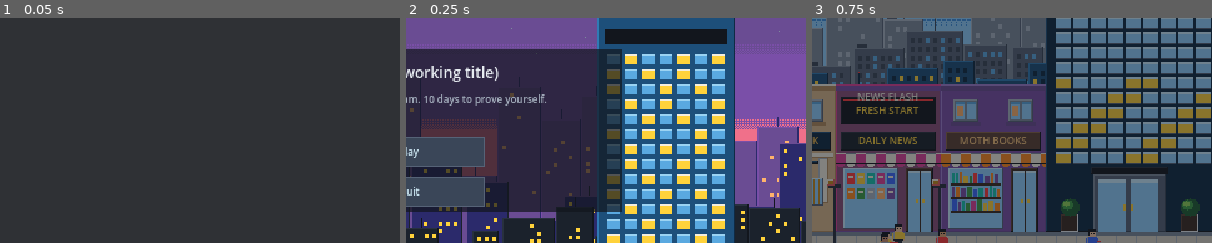
Above: before the commit, frames 1-3 (left to right).
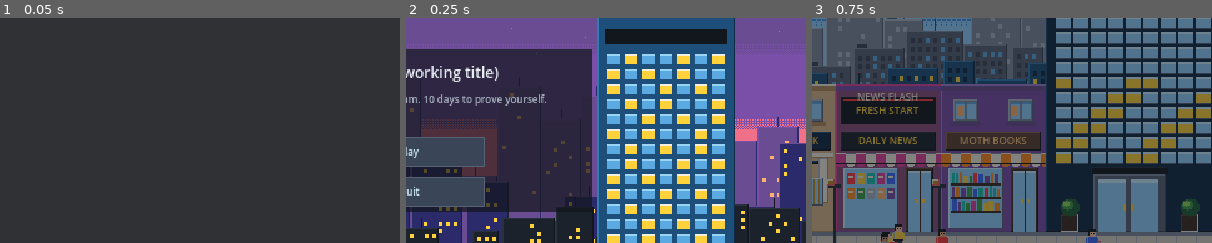
Above: after the commit, the same moments.

Repository: Corgi-coder99/Game-Data-Analyst
Game: Godot game, scene res://scenes/v2/main_v2.tscn
Two runs of this game, one before a commit and one after it. Both use one fixed random seed, a clock stepped at 60 frames per second and the inputs below. This scene is started directly instead of the project's main scene.
Inputs:
- Up to frame 1 (0.05 s): no input
- Up to frame 2 (0.25 s): no input
- Up to frame 3 (0.75 s): click "Play" at 0.5 s
The pictures show only the part of the screen within x 50-100%, y 17-67%; the shares and areas given below are measured in that part.

Frame 1 is identical in both runs. In frame 2, 5.4% of the frame differs, in the area x 46-54%, y 13-87%; in frame 3, nothing differs.

Commit message:
T-022: tests updated, leak-probe safe names

Diff:
--- a/game-studio/godot/scripts/v2/city_art.gd
+++ b/game-studio/godot/scripts/v2/city_art.gd
@@ -9,11 +9,11 @@
 
 static var cache := {}
 
-static func backdrop(kind: String) -> ImageTexture:
-	if cache.has(kind):
-		return cache[kind]
-	var tex := _build(kind)
-	cache[kind] = tex
+static func backdrop(variety: String) -> ImageTexture:
+	if cache.has(variety):
+		return cache[variety]
+	var tex := _build(variety)
+	cache[variety] = tex
 	return tex
 
 static func _sky(p: Pen, bands: Array, height: int) -> void:
@@ -47,11 +47,11 @@
 					p.r(wx, wy, 3, 3, lit)
 		x += bw + local.randi_range(0, 3)
 
-static func _build(kind: String) -> ImageTexture:
+static func _build(variety: String) -> ImageTexture:
 	var image := Pen.canvas(640, 360)
 	var p := Pen.new(image)
 	var sky_key := "dusk"
-	match kind:
+	match variety:
 		"ending_good":
 			sky_key = "dawn"
 		"ending_bad":
@@ -80,7 +80,7 @@
 	_layer(p, 11, 250, 60, 150, far, 36, 0.08)
 	_layer(p, 23, 275, 50, 120, mid, 52, 0.25)
 	_layer(p, 37, 300, 40, 100, near, 52, 0.3)
-	if kind == "title":
+	if variety == "title":
 		# The company tower, with a glowing crown.
 		var x := 470
 		var top := 60
--- a/game-studio/godot/scripts/v2/commute_scene.gd
+++ b/game-studio/godot/scripts/v2/commute_scene.gd
@@ -202,12 +202,12 @@
 	p.r(0, 330, W, 2, 61)
 	# Shops.
 	var shops := [
-		{"x": 0, "wall": [43, 44, 42], "awn": [53, 64], "plate": 9, "ink": 45, "kind": "cafe"},
-		{"x": 84, "wall": [23, 24, 46], "awn": [51, 52], "plate": 46, "ink": 52, "kind": "noodle"},
-		{"x": 168, "wall": [56, 33, 17], "awn": [52, 64], "plate": 7, "ink": 56, "kind": "mart"},
-		{"x": 252, "wall": [13, 64, 12], "awn": [17, 28], "plate": 17, "ink": 28, "kind": "bank"},
-		{"x": 336, "wall": [59, 54, 38], "awn": [54, 64], "plate": 2, "ink": 52, "kind": "news"},
-		{"x": 420, "wall": [38, 30, 29], "awn": [55, 64], "plate": 10, "ink": 45, "kind": "books"}]
+		{"x": 0, "wall": [43, 44, 42], "awn": [53, 64], "plate": 9, "ink": 45, "variety": "cafe"},
+		{"x": 84, "wall": [23, 24, 46], "awn": [51, 52], "plate": 46, "ink": 52, "variety": "noodle"},
+		{"x": 168, "wall": [56, 33, 17], "awn": [52, 64], "plate": 7, "ink": 56, "variety": "mart"},
+		{"x": 252, "wall": [13, 64, 12], "awn": [17, 28], "plate": 17, "ink": 28, "variety": "bank"},
+		{"x": 336, "wall": [59, 54, 38], "awn": [54, 64], "plate": 2, "ink": 52, "variety": "news"},
+		{"x": 420, "wall": [38, 30, 29], "awn": [55, 64], "plate": 10, "ink": 45, "variety": "books"}]
 	for i in range(shops.size()):
 		_shop(p, shops[i], i)
 	_tower(p)
@@ -235,7 +235,7 @@
 	p.r(x, top, w, 1, wall[1])
 	var closed := crisis >= 2 and index in [0, 5]
 	var window_xs: Array = [x + 10, x + 54]
-	if s.kind == "news":
+	if s.variety == "news":
 		window_xs = []
 		p.box(x + 4, top + 10, 76, 22, 1, 2, 1)
 		p.r(x + 6, top + 12, 72, 1, 51)
@@ -262,7 +262,7 @@
 	# Awning with scalloped edge.
 	var awn: Array = s.awn
 	var awning_y := sign_y + 17
-	if s.kind != "bank":
+	if s.variety != "bank":
 		for sx in range(0, w, 8):
 			p.r(x + sx, awning_y, 8, 8, awn[(sx / 8) % 2])
 			p.r(x + sx, awning_y, 8, 1, 64 if awn[(sx / 8) % 2] != 64 else 6)
@@ -277,7 +277,7 @@
 			p.box(cx, awning_y + 4, 8, 36, 64, 7, 12)
 	var win_top := awning_y + 12
 	var win_h := bottom - win_top - 2
-	match s.kind:
+	match s.variety:
 		"cafe":
 			p.box(x + 6, win_top, 44, win_h, 34, 35, 5)
 			p.r(x + 6, win_top + win_h - 12, 44, 12, 10)
@@ -348,7 +348,7 @@
 					bx += bwid + 1
 			_door(p, x + 56, awning_y + 12, 22, bottom, 9)
 	# Crisis banners are drawn here so they stay on the facade.
-	if s.kind == "books" and day >= 4:
+	if s.variety == "books" and day >= 4:
 		p.box(x + 4, 120, 76, 10, 51, 26, 25)
 		signs.append({"text": "CLOSING SALE", "x": x + 6, "y": 121, "ink": 64, "size": 8})
 		for tx in [x + 12, x + 34, x + 58]:
@@ -431,9 +431,9 @@
 func _outfit(local: RandomNumberGenerator) -> Dictionary:
 	return {"shirt": SHIRTS[local.randi_range(0, SHIRTS.size() - 1)], "pants": PANTS[local.randi_range(0, PANTS.size() - 1)], "hair": HAIRS[local.randi_range(0, HAIRS.size() - 1)], "skin": SKINS[local.randi_range(0, SKINS.size() - 1)]}
 
-func _make_walker(local: RandomNumberGenerator, x: float, y: float, vx: float, kind: String) -> Dictionary:
+func _make_walker(local: RandomNumberGenerator, x: float, y: float, vx: float, variety: String) -> Dictionary:
 	var out := _outfit(local)
-	out.merge({"x": x, "y": y, "vx": vx, "kind": kind, "phase": local.randf_range(0.0, 3.0)})
+	out.merge({"x": x, "y": y, "vx": vx, "variety": variety, "phase": local.randf_range(0.0, 3.0)})
 	return out
 
 func _build_actors() -> void:
@@ -453,12 +453,12 @@
 		var dir := 1 if lane == 0 else -1
 		var cursor := 0.0
 		for i in range(kinds.size()):
-			var kind: String = kinds[i]
-			var length: int = {"car": 30, "bus": 56, "moto": 14, "bike": 12}[kind]
-			var speed: float = {"car": 86.0, "bus": 64.0, "moto": 92.0, "bike": 38.0}[kind] * local.randf_range(0.85, 1.1)
+			var variety: String = kinds[i]
+			var length: int = {"car": 30, "bus": 56, "moto": 14, "bike": 12}[variety]
+			var speed: float = {"car": 86.0, "bus": 64.0, "moto": 92.0, "bike": 38.0}[variety] * local.randf_range(0.85, 1.1)
 			var color: int = colors[local.randi_range(0, colors.size() - 1)]
 			var vx: float = cursor if dir > 0 else float(W) - cursor - length
-			vehicles.append({"kind": kind, "dir": dir, "x": vx, "len": length, "speed": speed, "max": speed, "color": color, "shade": shades[color], "light": lights[color], "rider": local.randi_range(0, SHIRTS.size() - 1), "bottom": LANE_DOWN if dir > 0 else LANE_UP})
+			vehicles.append({"variety": variety, "dir": dir, "x": vx, "len": length, "speed": speed, "max": speed, "color": color, "shade": shades[color], "light": lights[color], "rider": local.randi_range(0, SHIRTS.size() - 1), "bottom": LANE_DOWN if dir > 0 else LANE_UP})
 			cursor += length + local.randf_range(36.0, 90.0)
 	# Pedestrians walking along the sidewalk.
 	var count := 9 if crisis < 2 else 5
@@ -467,11 +467,11 @@
 		var direction := 1.0 if i % 3 != 0 else -1.0
 		var w := _make_walker(local, local.randf_range(20.0, 600.0), y, direction * local.randf_range(14.0, 26.0), "walk")
 		if i == 1 or i == 6:
-			w.kind = "cup"
+			w.variety = "cup"
 		if i == 3:
-			w.kind = "phone"
+			w.variety = "phone"
 		if crisis >= 1 and i % 2 == 0:
-			w.kind = "umbrella"
+			w.variety = "umbrella"
 		walkers.append(w)
 	# Customers standing at shops.
 	walkers.append(_make_walker(local, 48.0, 252.0, 0.0, "cup"))
@@ -695,7 +695,7 @@
 func _draw_walker(p: Pen, w: Dictionary) -> void:
 	var x := roundi(w.x)
 	var y := roundi(w.y)
-	var moving: bool = absf(w.vx) > 0.0 or w.kind == "cross"
+	var moving: bool = absf(w.vx) > 0.0 or w.variety == "cross"
 	var step := (int((elapsed + w.phase) * 4.0) % 2) if moving else 0
 	var skin: int = w.skin
 	p.r(x - 1, y - 1, 10, 2, 63 if y > 262 else 5)
@@ -718,7 +718,7 @@
 	p.r(x + 1, y - 18, 1, 3, w.hair)
 	p.px(x + 3, y - 17, 1)
 	p.px(x + 5, y - 17, 1)
-	match w.kind:
+	match w.variety:
 		"umbrella":
 			var col: int = [54, 56, 51, 52][roundi(w.phase) % 4]
 			p.r(x - 4, y - 26, 16, 2, col)
@@ -748,7 +748,7 @@
 	var light: int = v.light
 	var length: int = v.len
 	p.r(x + 1, y - 1, length - 2, 2, 1)
-	match v.kind:
+	match v.variety:
 		"car":
 			p.r(x, y - 9, length, 6, base)
 			p.r(x, y - 9, length, 1, light)
--- a/game-studio/godot/scripts/v2/desktop.gd
+++ b/game-studio/godot/scripts/v2/desktop.gd
@@ -68,6 +68,7 @@
 	strings = JSON.parse_string(FileAccess.get_file_as_string("res://data/strings_v2.json"))
 	var background := TextureRect.new()
 	background.name = "Wallpaper"
+	background.set_meta("overlay", true)
 	background.texture = CityArt.backdrop("wallpaper")
 	background.size = size
 	background.mouse_filter = Control.MOUSE_FILTER_IGNORE
--- a/game-studio/godot/scripts/v2/office.gd
+++ b/game-studio/godot/scripts/v2/office.gd
@@ -262,7 +262,7 @@
 func _apply_camera() -> void:
 	world.position = Vector2(-camera.x, -camera.y)
 	desk_button.position = Vector2(DESK_POS - camera)
-	desk_button.visible = camera.x < 640
+	desk_button.visible = Rect2(0, 0, 640, 360).encloses(Rect2(desk_button.position, desk_button.size))
 	if hint_label != null:
 		hint_label.position = Vector2(Vector2i(262, 198) - camera)
 		hint_label.visible = hint_enabled and camera == Vector2i.ZERO
--- a/game-studio/godot/scripts/v2/review_scene.gd
+++ b/game-studio/godot/scripts/v2/review_scene.gd
@@ -55,6 +55,7 @@
 	strings = JSON.parse_string(FileAccess.get_file_as_string("res://data/strings_v2.json"))
 	var background := TextureRect.new()
 	background.texture = CityArt.backdrop("review")
+	background.set_meta("overlay", true)
 	background.size = size
 	background.mouse_filter = Control.MOUSE_FILTER_IGNORE
 	add_child(background)
--- a/game-studio/godot/scripts/v2/title_scene.gd
+++ b/game-studio/godot/scripts/v2/title_scene.gd
@@ -25,13 +25,14 @@
 	# T-022: a dusk city skyline with the company tower is the title backdrop.
 	var backdrop := TextureRect.new()
 	backdrop.texture = CityArt.backdrop("title")
+	backdrop.set_meta("overlay", true)
 	backdrop.size = size
 	backdrop.mouse_filter = Control.MOUSE_FILTER_IGNORE
 	add_child(backdrop)
 	var plate := ColorRect.new()
 	plate.color = Color(Palette.color(1), 0.72)
 	plate.position = Vector2(150, 86)
-	plate.size = Vector2(340, 130)
+	plate.size = Vector2(316, 130)
 	plate.mouse_filter = Control.MOUSE_FILTER_IGNORE
 	add_child(plate)
 	name_label = label(self, strings.title.name, Rect2(0, 96, 640, 17), 8)
--- a/game-studio/godot/tests/test_v2_commute.gd
+++ b/game-studio/godot/tests/test_v2_commute.gd
@@ -51,8 +51,8 @@
 	check(image != null and image.get_width() > 0 and Checker.validate_image(image, label, true), "procedural art uses only v3 colors and binary alpha: " + label)
 
 func test_art_colors() -> void:
-	for kind in ["wallpaper", "title", "review", "ending_good", "ending_bad"]:
-		image_ok(CityArt.backdrop(kind).get_image(), "city " + kind)
+	for variety in ["wallpaper", "title", "review", "ending_good", "ending_bad"]:
+		image_ok(CityArt.backdrop(variety).get_image(), "city " + variety)
 	var office: Node2D = OfficeScene.instantiate()
 	root.add_child(office)
 	image_ok(office.floor_image, "office floor plan")
@@ -163,12 +163,12 @@
 	for s in late.signs: late_text += s.text + "|"
 	check(not "CLOSING" in early_text and "CLOSING" in late_text, "closing-down sign appears only on late days")
 	check("FRESH START" in early_text and "CRISIS DEEPENS" in late_text, "newsstand headline follows the day number")
-	check(late.walkers.filter(func(w): return w.kind == "queue").size() >= 5 and early.walkers.filter(func(w): return w.kind == "queue").is_empty(), "bank queue only on crisis days")
+	check(late.walkers.filter(func(w): return w.variety == "queue").size() >= 5 and early.walkers.filter(func(w): return w.variety == "queue").is_empty(), "bank queue only on crisis days")
 	for name in ["MOONBEAN CAFE", "SIZZLE NOODLES", "CORNER MART", "HARBOR BANK", "DAILY NEWS", "MOTH BOOKS"]:
 		check(name in early_text, "shop sign: " + name)
 	check(early.vehicles.size() >= 9 and early.walkers.size() >= 12, "traffic and pedestrians present")
 	var kinds := {}
-	for v in early.vehicles: kinds[v.kind] = true
+	for v in early.vehicles: kinds[v.variety] = true
 	check(kinds.has("car") and kinds.has("bus") and kinds.has("moto") and kinds.has("bike"), "cars, bus, motorbikes and bicycles: " + str(kinds.keys()))
 	early.free()
 	late.free()
--- a/game-studio/godot/tests/test_v2_mouse.gd
+++ b/game-studio/godot/tests/test_v2_mouse.gd
@@ -1,7 +1,7 @@
 extends SceneTree
 # T-021 mouse-driven test: real InputEventMouseButton events (move, press, release) are injected through
 # the input system, so clicks reach the buttons exactly as a player's mouse would. Needs a real display:
-# run WITHOUT --headless. Add `-- --seed=104 --capture` to save screenshots under docs/screenshots-T-021/.
+# run WITHOUT --headless. Add `-- --seed=104 --capture` to save screenshots under docs/screenshots-T-022/.
 const Game = preload("res://scripts/world/world_game.gd")
 const Flow = preload("res://scripts/v2/game_flow.gd")
 const SCREEN := Rect2(0, 0, 640, 360)
@@ -28,9 +28,9 @@
 	if not capture: return
 	await settle(4)
 	await RenderingServer.frame_post_draw
-	var folder := ProjectSettings.globalize_path("res://docs/screenshots-T-021")
+	var folder := ProjectSettings.globalize_path("res://docs/screenshots-T-022")
 	DirAccess.make_dir_recursive_absolute(folder)
-	root.get_texture().get_image().save_png(folder.path_join("T-021-" + name + ".png"))
+	root.get_texture().get_image().save_png(folder.path_join("T-022-" + name + ".png"))
 
 func send_mouse(position: Vector2, pressed: bool, moving: bool = false) -> void:
 	var window_position := position * scale_factor
@@ -87,6 +87,13 @@
 	await click(flow.title_view.play_button, "Play")
 	check(flow.state == "DAY_START", "Play starts the game by mouse: " + flow.state)
 	await settle(4)
+	check(flow.commute != null and flow.office == null, "the commute plays after Play")
+	for i in 90: flow.commute.advance(0.05)
+	await shot("commute-day1")
+	await send_mouse(Vector2(320, 180), true)
+	await send_mouse(Vector2(320, 180), false)
+	await settle(4)
+	check(flow.commute == null and flow.office != null, "a mouse click skips the commute")
 	# 2. Office: click the desk, then the boss dialog.
 	await click(flow.office.desk_button, "desk")
 	await pump_office()
@@ -191,6 +198,10 @@
 		await click(flow.review_view.continue_button, "review Continue")
 		guard += 1
 	check(flow.state == "DAY_START" and int(game.status().day) == 2, "a whole day finished by mouse, day 2 begins: " + flow.state)
+	check(flow.commute != null, "day 2 starts with the commute")
+	await send_mouse(Vector2(320, 180), true)
+	await send_mouse(Vector2(320, 180), false)
+	await settle(4)
 	await pump_office()
 	if flow.office.dialog.visible: await click(flow.office.dialog, "dialog day 2")
 	if flow.state == "DAY_START":
--- a/game-studio/godot/tests/test_v2_screens_render.gd
+++ b/game-studio/godot/tests/test_v2_screens_render.gd
@@ -102,7 +102,7 @@
 	print("render ", screen, ": ", measured - before, " controls measured, window=", root.size, " viewport=", root.get_visible_rect())
 	if captures:
 		var image := root.get_texture().get_image()
-		image.save_png(OS.get_environment("TEMP").path_join("T-021-" + screen + ".png"))
+		image.save_png(OS.get_environment("TEMP").path_join("T-022-" + screen + ".png"))
 
 func fixture(world_patch: Dictionary = {}, extra: Dictionary = {}) -> Dictionary:
 	var config: Dictionary = Loader.load_json("res://data/world.json").duplicate(true)
@@ -163,6 +163,21 @@
 	# 2. Day start with the boss question, then work.
 	flow.start_with_game(Game.new(104, 10))
 	await settle()
+	for i in 60: flow.commute.advance(0.05)
+	await inspect("commute-day1")
+	var late: Node2D = load("res://scenes/v2/commute.tscn").instantiate()
+	late.day = 9
+	flow.add_child(late)
+	for i in 70: late.advance(0.05)
+	await inspect("commute-day9")
+	late.queue_free()
+	flow.skip_commute()
+	await settle()
+	for room in ["data", "finance", "marketing", "executive", "reception", "sales", "meeting", "server", "break"]:
+		flow.office.show_room(room)
+		flow.office.advance(0.5)
+		await inspect("office-" + room)
+	flow.office.show_room("data")
 	flow.office.advance(5.0)
 	await inspect("day-start-boss")
 	flow.skip_intro()
Binary file added: game-studio/godot/docs/screenshots-T-022/after/T-022-commute-day1.png
Binary file added: game-studio/godot/docs/screenshots-T-022/after/T-022-commute-day9.png
Binary file added: game-studio/godot/docs/screenshots-T-022/after/T-022-day-start-boss.png
Binary file added: game-studio/godot/docs/screenshots-T-022/after/T-022-ending-fired.png
Binary file added: game-studio/godot/docs/screenshots-T-022/after/T-022-ending-survived.png
Binary file added: game-studio/godot/docs/screenshots-T-022/after/T-022-office-break.png
Binary file added: game-studio/godot/docs/screenshots-T-022/after/T-022-office-data.png
Binary file added: game-studio/godot/docs/screenshots-T-022/after/T-022-office-executive.png
Binary file added: game-studio/godot/docs/screenshots-T-022/after/T-022-office-finance.png
Binary file added: game-studio/godot/docs/screenshots-T-022/after/T-022-office-marketing.png
Binary file added: game-studio/godot/docs/screenshots-T-022/after/T-022-office-meeting.png
Binary file added: game-studio/godot/docs/screenshots-T-022/after/T-022-office-reception.png
(and 5 more such lines)
